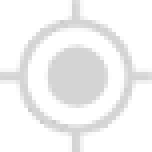
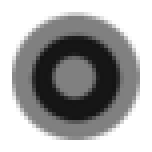
The second 152px x 152px image is a revision of the first. Changes to its layers:
added layer "Pasted Layer #11" above "Pasted Layer #9" over (x1=12, y1=12, x2=140, y2=140)
hid "Pasted Layer #8" over (x1=0, y1=0, x2=152, y2=152)
